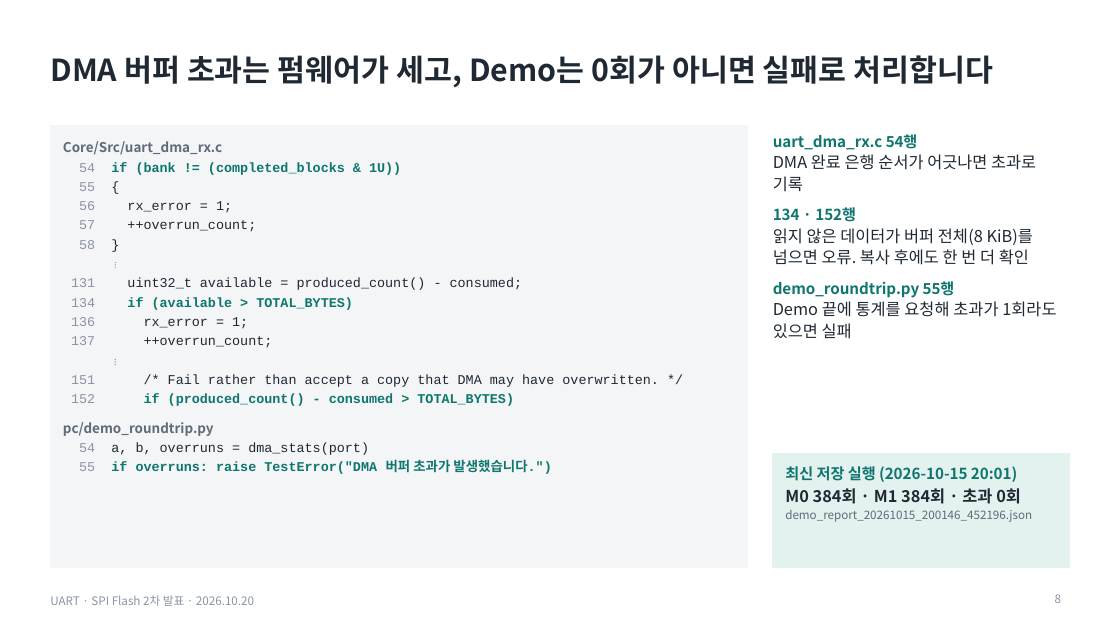
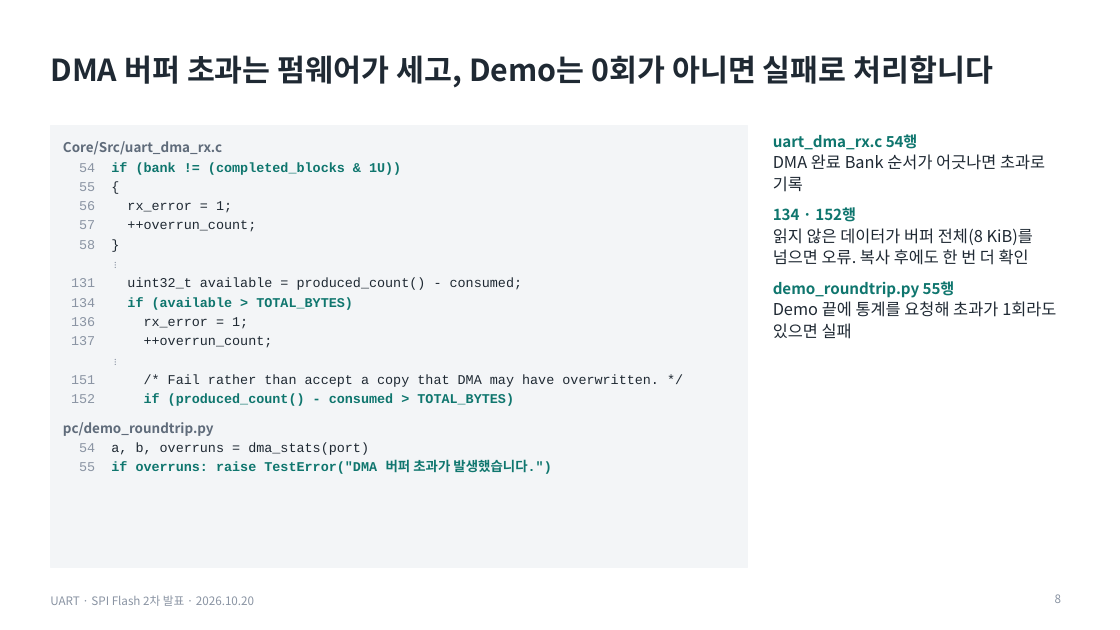
Before and after one commit to dazement/STM32-BMP-file-store-in-Flash-memory, a slide deck: slide 8 of presentation_oct20/output/UART_SPIFlash_2차발표_1020_코드검증_1.pptx. Drawn at 1120x630 pixels with LibreOffice and Linux fonts; fonts in the diff are those of the drawing. Boxes give left, top, right and bottom in pixels: in the first picture for what was removed or moved away, otherwise in the second. Text is boxed around its words. In the diff, an @@ line names an element or a change of style, - is before the commit and + after.

```diff
--- a/presentation_oct20/output/UART_SPIFlash_2차발표_1020_코드검증_1.pptx
+++ b/presentation_oct20/output/UART_SPIFlash_2차발표_1020_코드검증_1.pptx
@@ text at box(773, 154, 1045, 192): text changed @@
-DMA 완료 은행 순서가 어긋나면 초과로 기록
+DMA 완료 Bank 순서가 어긋나면 초과로 기록
@@ rectangle removed at box(773, 454, 1070, 567) @@
@@ text removed at box(785, 466, 1032, 522) @@
-최신 저장 실행 (2026-10-15 20:01)
-M0 384회 · M1 384회 · 초과 0회
-demo_report_20261015_200146_452196.json
```
Also in this commit, not shown: 7 other slides changed, 1 slide added, 1 slide removed.
